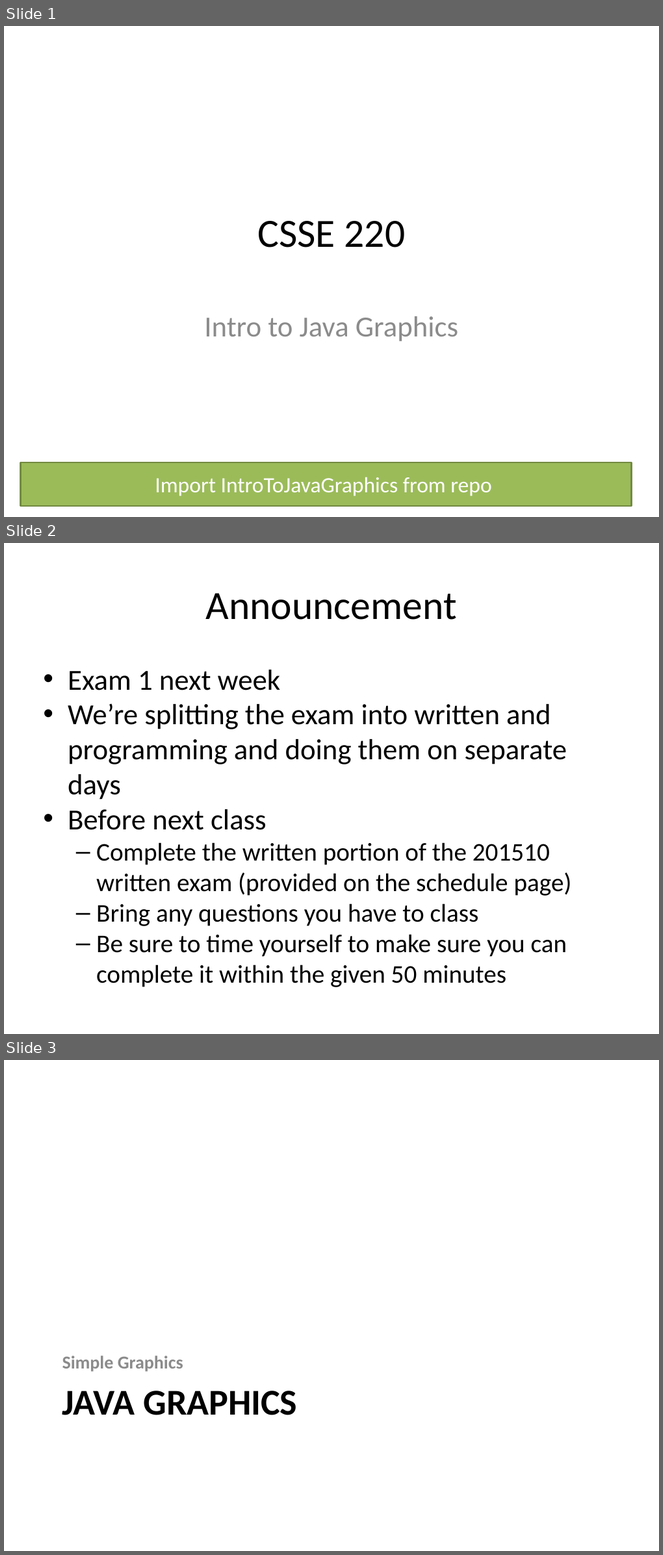
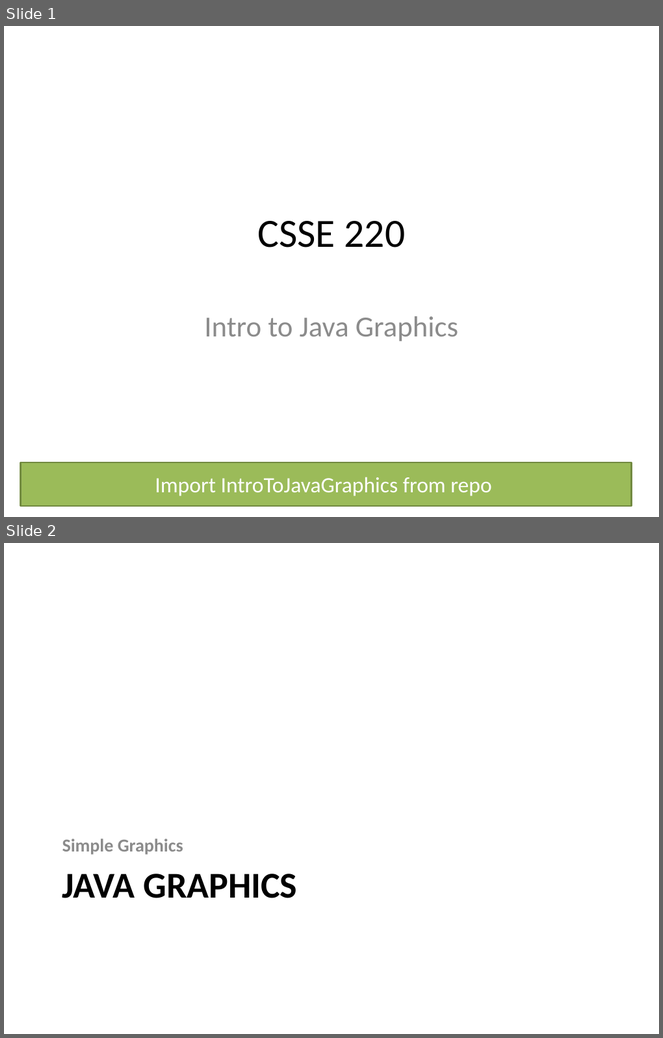
Before and after one commit to RHIT-CSSE/csse220, a slide deck: ClassMaterials/IntroToGraphics/Slides/Graphics.pptx. Shown one above the other, each under a label of ours: slides 1, 2 and 3 before the commit, slides 1 and 2 after it. The pictures are 663x1555 and 663x1038 pixels, drawn with LibreOffice and Linux fonts; fonts in the diff are those of the drawing. Boxes give left, top, right and bottom in pixels: in the first picture for what was removed or moved away, otherwise in the second. Text is boxed around its words. In the diff, an @@ line names an element or a change of style, - is before the commit and + after.

```diff
--- a/ClassMaterials/IntroToGraphics/Slides/Graphics.pptx
+++ b/ClassMaterials/IntroToGraphics/Slides/Graphics.pptx
@@ slide 2 removed at (4, 543, 659, 1034), background #FFFFFF @@
@@ text removed at (206, 593, 457, 620) @@
-Announcement
@@ text removed at (68, 670, 572, 988) @@
-• Exam 1 next week
-• We’re splitting the exam into written and programming and doing them on separate days
-• Before next class
-  – Complete the written portion of the 201510 written exam (provided on the schedule page)
-  – Bring any questions you have to class
-  – Be sure to time yourself to make sure you can complete it within the given 50 minutes
@@ what was slide 3 is now slide 2 @@
```
Also in this commit, not shown: 2 slides changed, 4 slides added, 1 other file.
